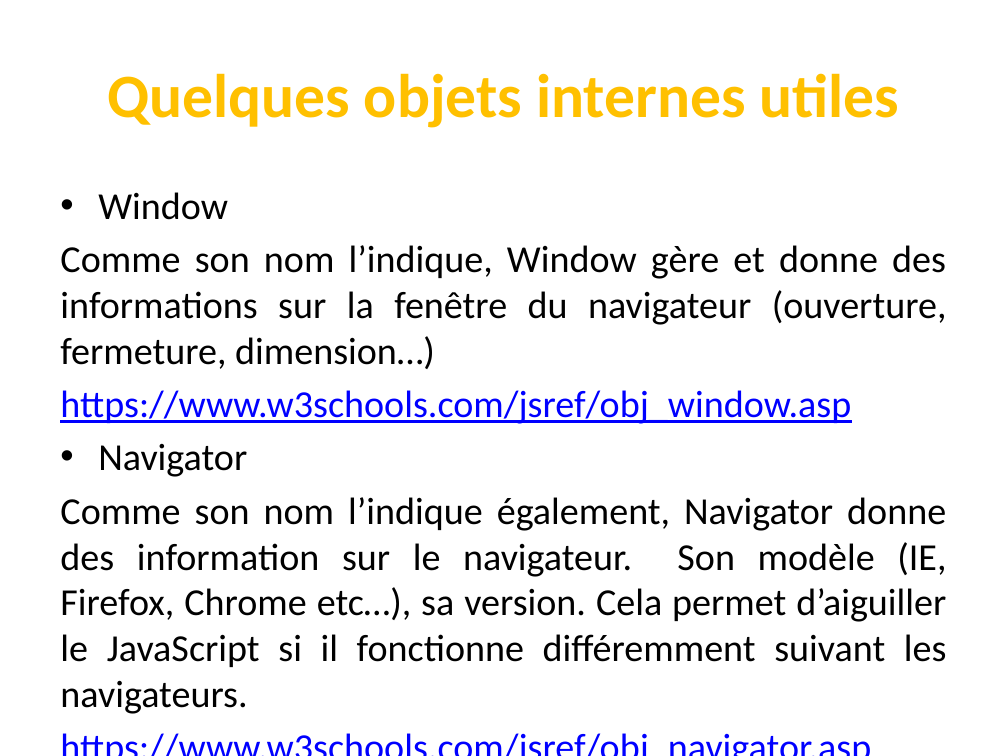
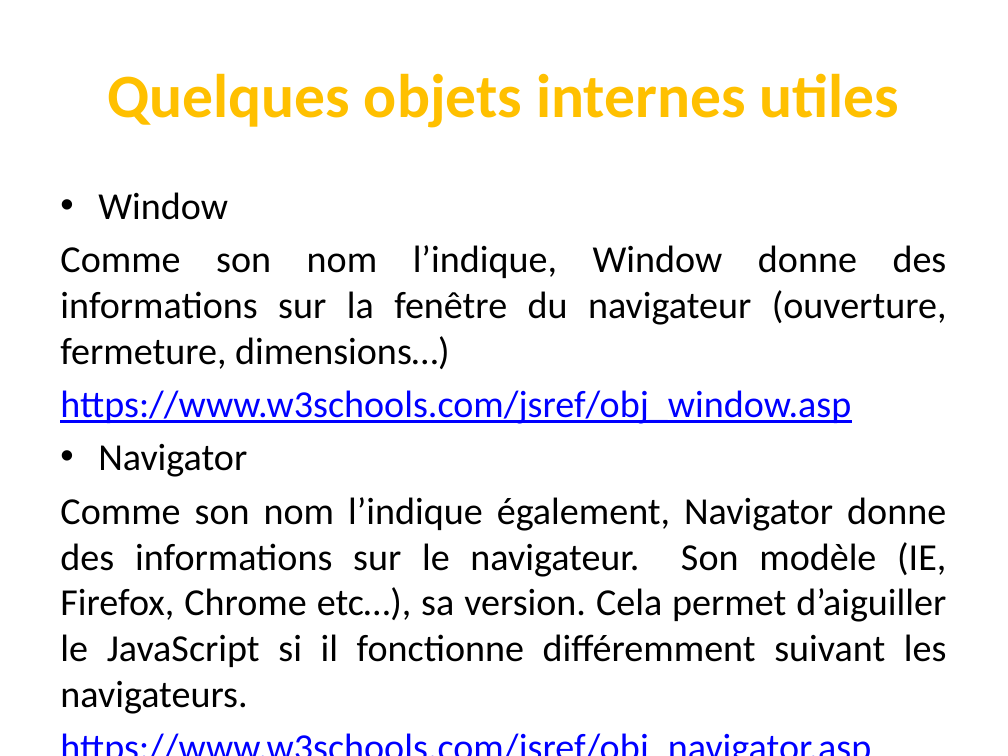
Before and after one commit to codeRoomMarseille/JavaScript_20180914, a slide deck: slide 22 of javascript.pptx. Drawn at 1008x756 pixels with LibreOffice and Linux fonts; fonts in the diff are those of the drawing. Boxes give left, top, right and bottom in pixels: in the first picture for what was removed or moved away, otherwise in the second. Text is boxed around its words. In the diff, an @@ line names an element or a change of style, - is before the commit and + after.

```diff
--- a/javascript.pptx
+++ b/javascript.pptx
@@ text at [60,245,947,369]: text changed @@
-Comme son nom l’indique, Window gère et donne des informations sur la fenêtre du navigateur (ouverture, fermeture, dimension…)
+Comme son nom l’indique, Window donne des informations sur la fenêtre du navigateur (ouverture, fermeture, dimensions…)
@@ text at [60,497,947,667]: text changed @@
-Comme son nom l’indique également, Navigator donne des information sur le navigateur. Son modèle (IE, Firefox, Chrome etc…), sa version. Cela permet d’aiguiller le JavaScript si il fonctionne différemment suivant les navigateurs.
+Comme son nom l’indique également, Navigator donne des informations sur le navigateur. Son modèle (IE, Firefox, Chrome etc…), sa version. Cela permet d’aiguiller le JavaScript si il fonctionne différemment suivant les navigateurs.
```
Also in this commit, not shown: 21 other slides changed.
